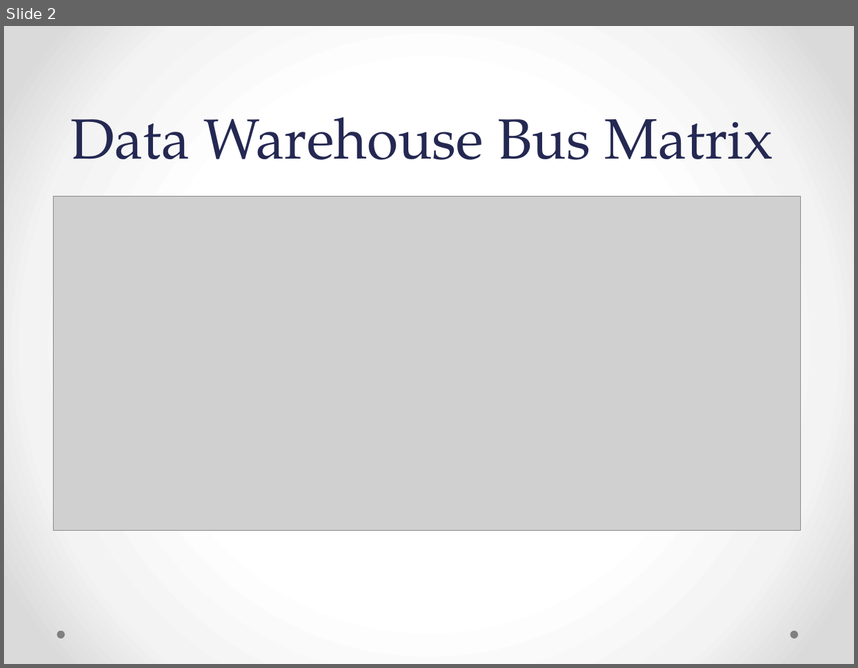
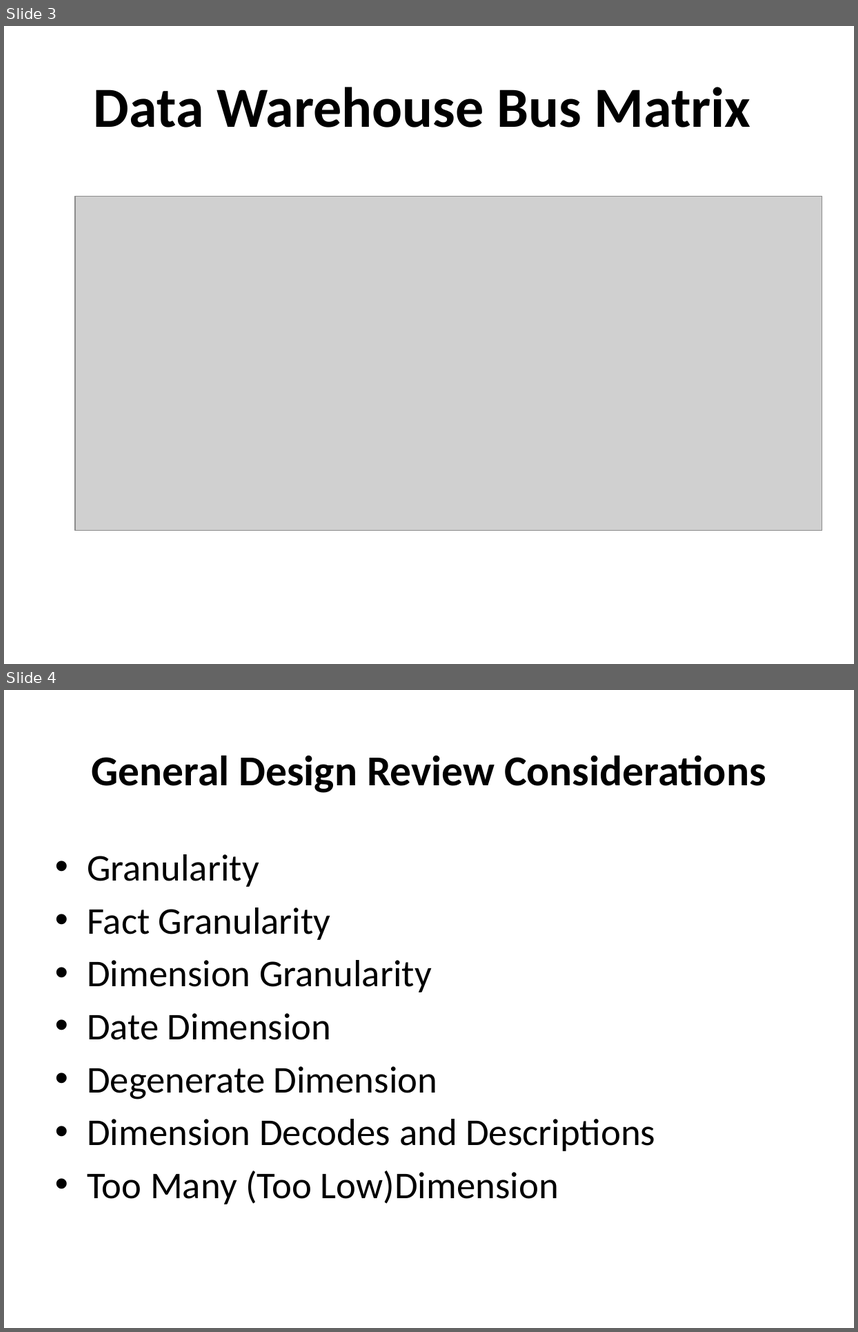
Before and after one commit to passzenith/passzenithproject, a slide deck: DW/Telecommunications and Utilities.pptx. Shown one above the other, each under a label of ours: slide 2 before the commit, slides 3 and 4 after it. The pictures are 858x668 and 858x1332 pixels, drawn with LibreOffice and Linux fonts; fonts in the diff are those of the drawing; grey boxes stand for pictures. Boxes give left, top, right and bottom in pixels: in the first picture for what was removed or moved away, otherwise in the second. Text is boxed around its words. In the diff, an @@ line names an element or a change of style, - is before the commit and + after.

```diff
--- a/DW/Telecommunications and Utilities.pptx
+++ b/DW/Telecommunications and Utilities.pptx
@@ slide 4 added at box(4, 690, 854, 1328), background #FFFFFF @@
@@ title added at box(91, 755, 766, 793), 36 pt, text #000000, bold @@
+General Design Review Considerations
@@ text added at box(87, 854, 655, 1204), 32 pt, text #000000 @@
+• Granularity
+• Fact Granularity
+• Dimension Granularity
+• Date Dimension
+• Degenerate Dimension
+• Dimension Decodes and Descriptions
+• Too Many (Too Low)Dimension
@@ what was slide 2 is now slide 3 @@
@@ slide 3 changed as well @@
@@ background gradient #FFFFFF to #F4F4F4 to #DADADA to #FFFFFF @@
@@ title "Data Warehouse Bus Matrix": place and size @@
-title "Data Warehouse Bus Matrix" at box(71, 117, 773, 160)
+title "Data Warehouse Bus Matrix" at box(94, 87, 751, 127)
@@ title "Data Warehouse Bus Matrix" at box(94, 87, 751, 127): font TeX Gyre Pagella to Calibri, text colour #242852 to #000000, bold on; line spacing 58pt to 1; vertical alignment bottom to middle @@
@@ picture: place and size @@
-picture at box(53, 196, 800, 530)
+picture at box(75, 196, 822, 530)
@@ ellipse removed at box(56, 630, 64, 638) @@
@@ ellipse removed at box(791, 630, 798, 638) @@
```
Also in this commit, not shown: 14 other slides changed, 24 other slides added, 22 slides removed.
